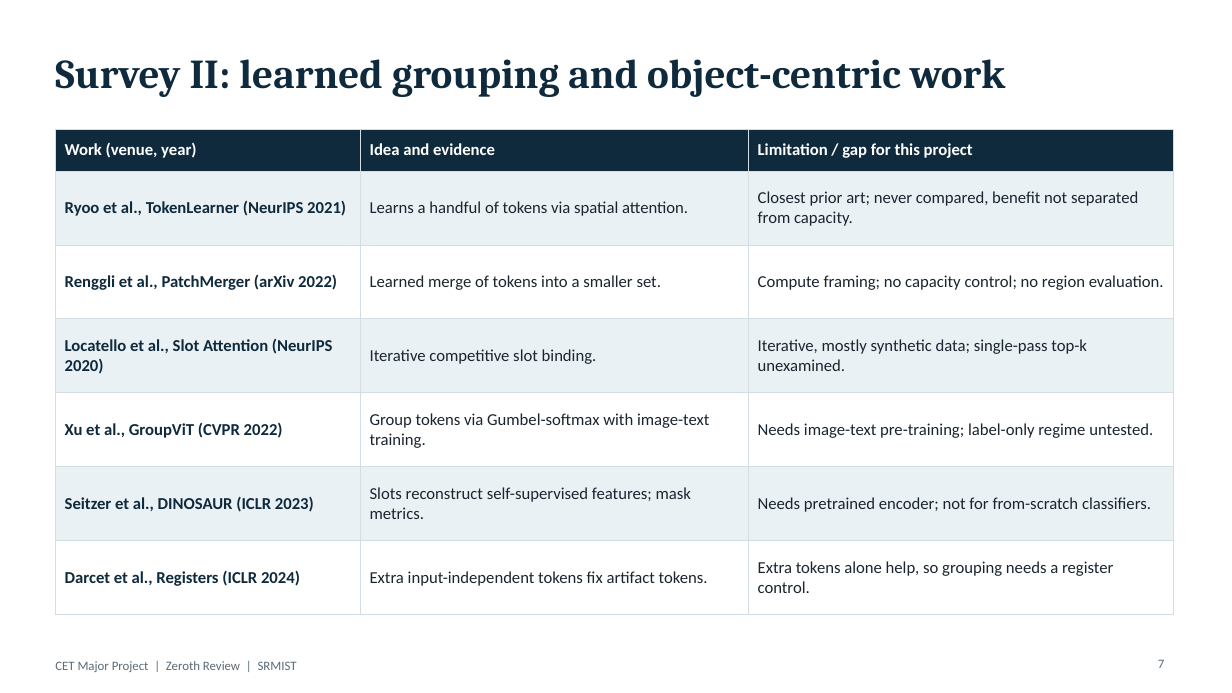
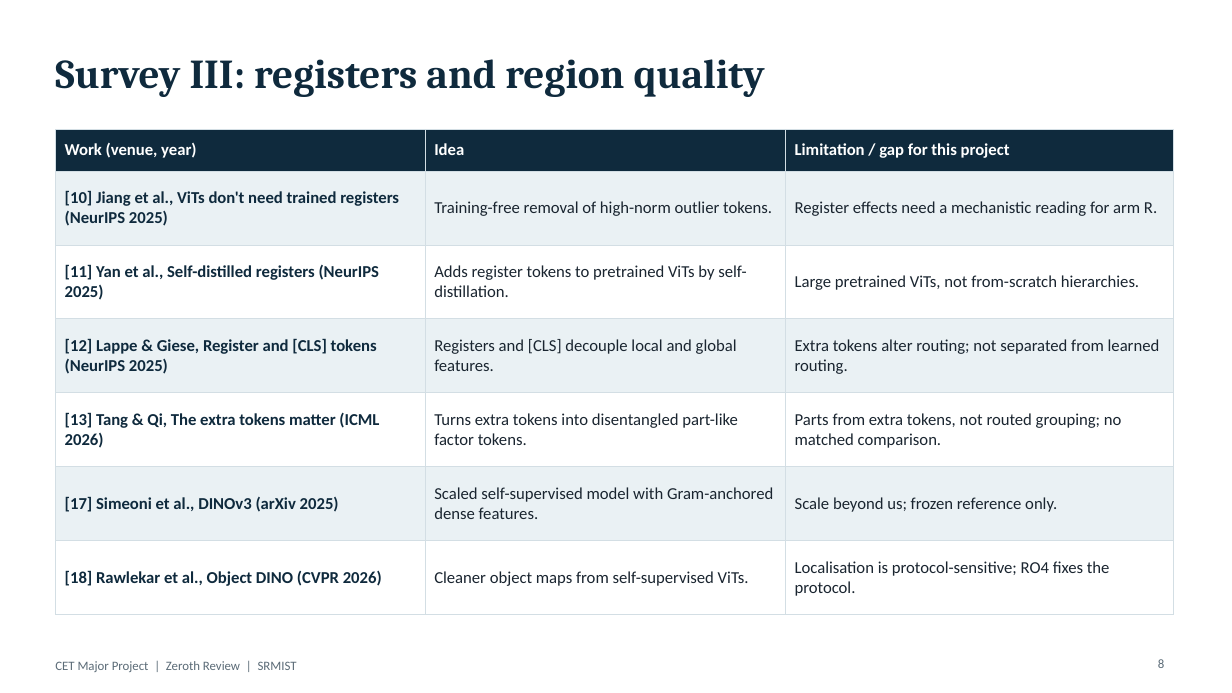
Before and after one commit to DhruvJyotiDas/RESEARCH, a slide deck: slide 8 of zeroth_review/CET_Major_Project_Zeroth_Review.pptx (slide 7 before the commit). Drawn at 1232x693 pixels with LibreOffice and Linux fonts; fonts in the diff are those of the drawing. Boxes give left, top, right and bottom in pixels: in the first picture for what was removed or moved away, otherwise in the second. Text is boxed around its words. In the diff, an @@ line names an element or a change of style, - is before the commit and + after.

```diff
--- a/zeroth_review/CET_Major_Project_Zeroth_Review.pptx
+++ b/zeroth_review/CET_Major_Project_Zeroth_Review.pptx
@@ title at (x1=55, y1=59, x2=765, y2=97): text changed @@
-Survey II: learned grouping and object-centric work
+Survey III: registers and region quality
@@ table at (x1=55, y1=129, x2=1174, y2=600) @@
-row 1, column 2: Idea and evidence
+row 1, column 2: Idea
-row 2: Ryoo et al., TokenLearner (NeurIPS 2021) | Learns a handful of tokens via spatial attention. | Closest prior art; never compared, benefit not separated from capacity.
+row 2: [10] Jiang et al., ViTs don't need trained registers (NeurIPS 2025) | Training-free removal of high-norm outlier tokens. | Register effects need a mechanistic reading for arm R.
-row 3: Renggli et al., PatchMerger (arXiv 2022) | Learned merge of tokens into a smaller set. | Compute framing; no capacity control; no region evaluation.
+row 3: [11] Yan et al., Self-distilled registers (NeurIPS 2025) | Adds register tokens to pretrained ViTs by self-distillation. | Large pretrained ViTs, not from-scratch hierarchies.
-row 4: Locatello et al., Slot Attention (NeurIPS 2020) | Iterative competitive slot binding. | Iterative, mostly synthetic data; single-pass top-k unexamined.
+row 4: [12] Lappe & Giese, Register and [CLS] tokens (NeurIPS 2025) | Registers and [CLS] decouple local and global features. | Extra tokens alter routing; not separated from learned routing.
-row 5: Xu et al., GroupViT (CVPR 2022) | Group tokens via Gumbel-softmax with image-text training. | Needs image-text pre-training; label-only regime untested.
+row 5: [13] Tang & Qi, The extra tokens matter (ICML 2026) | Turns extra tokens into disentangled part-like factor tokens. | Parts from extra tokens, not routed grouping; no matched comparison.
-row 6: Seitzer et al., DINOSAUR (ICLR 2023) | Slots reconstruct self-supervised features; mask metrics. | Needs pretrained encoder; not for from-scratch classifiers.
+row 6: [17] Simeoni et al., DINOv3 (arXiv 2025) | Scaled self-supervised model with Gram-anchored dense features. | Scale beyond us; frozen reference only.
-row 7: Darcet et al., Registers (ICLR 2024) | Extra input-independent tokens fix artifact tokens. | Extra tokens alone help, so grouping needs a register control.
+row 7: [18] Rawlekar et al., Object DINO (CVPR 2026) | Cleaner object maps from self-supervised ViTs. | Localisation is protocol-sensitive; RO4 fixes the protocol.
@@ page number at (x1=1158, y1=659, x2=1164, y2=668): text changed @@
-7
+8
```
Also in this commit, not shown: 4 other slides changed, 2 slides added, 1 slide removed, 2 other files.
